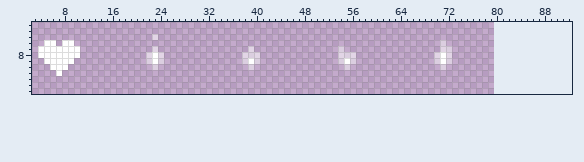
One commit to this sprite sheet: Assets/Sprites/UI/ui-icons.png. Above: the version before the commit.
The file is 80x16 pixels. Colours within 5 levels of each other are drawn and written as one. Shown: x 3..92, y 3..14. The old version is drawn lined up with the new one, on the new canvas.
And afterwards:
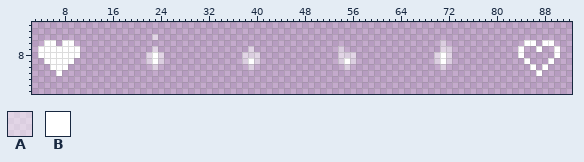
Palette (. is transparent): A #ffffff80  B #ffffff
Diff:
canvas 80x16 -> 96x16
@@ x 82..92 @@
  5 ...........
- 6 ...........
- 7 ...........
- 8 ...........
- 9 ...........
-10 ...........
-11 ...........
+ 6 ...BB.BB...
+ 7 ..B..B..B..
+ 8 ..B.....B..
+ 9 ...B...B...
+10 ....B.B....
+11 .....B.....
 12 ...........
